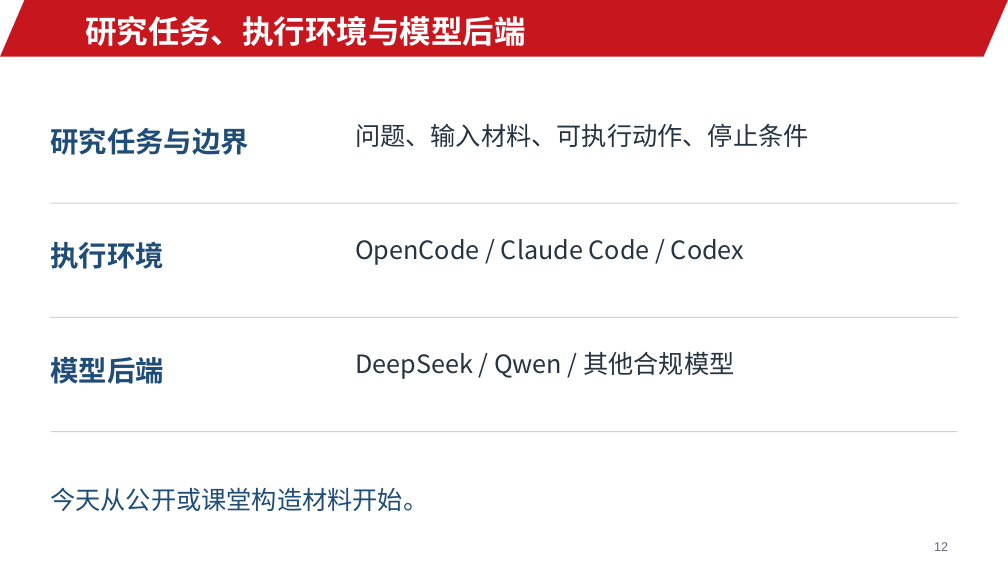
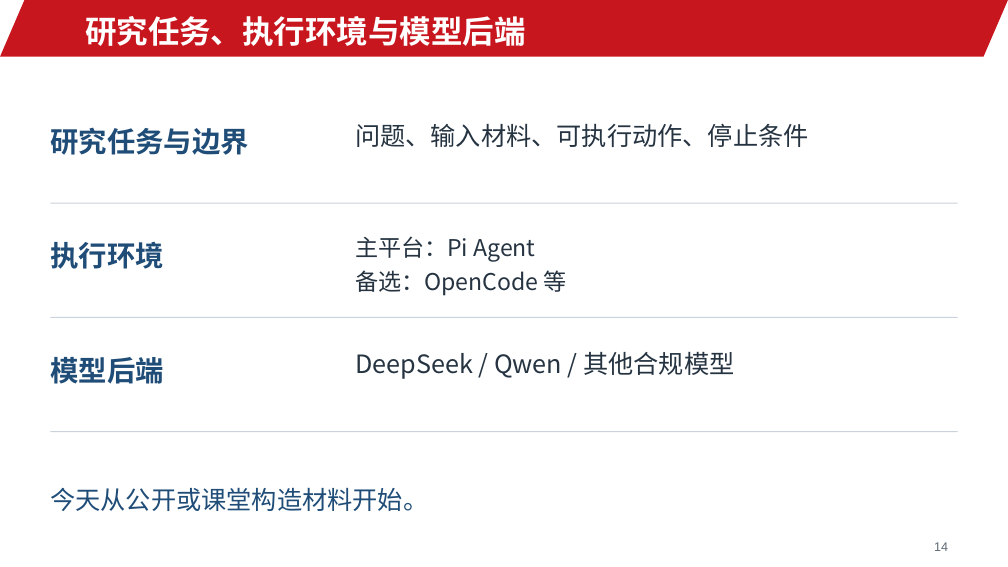
Before and after one commit to jinyh/ai4research, a slide deck: slide 14 of lessons/lesson-01/slides.pptx (slide 12 before the commit). Drawn at 1008x567 pixels with LibreOffice and Linux fonts; fonts in the diff are those of the drawing; background and template pictures are left out. Boxes give left, top, right and bottom in pixels: in the first picture for what was removed or moved away, otherwise in the second. Text is boxed around its words. In the diff, an @@ line names an element or a change of style, - is before the commit and + after.

```diff
--- a/lessons/lesson-01/slides.pptx
+++ b/lessons/lesson-01/slides.pptx
@@ text at (355,236,567,295): text changed; size 24 to 22 pt @@
-OpenCode / Claude Code / Codex
+主平台：Pi Agent
+备选：OpenCode 等
@@ text at (934,542,948,551): text changed @@
-12
+14
```
Also in this commit, not shown: 26 other slides changed, 7 slides added, 3 slides removed, 19 other files.
